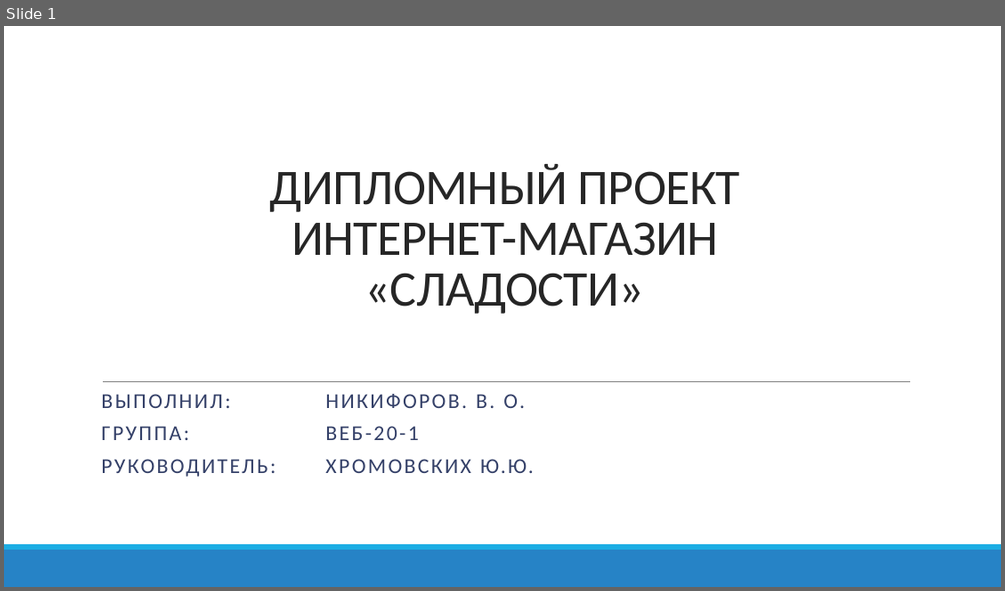
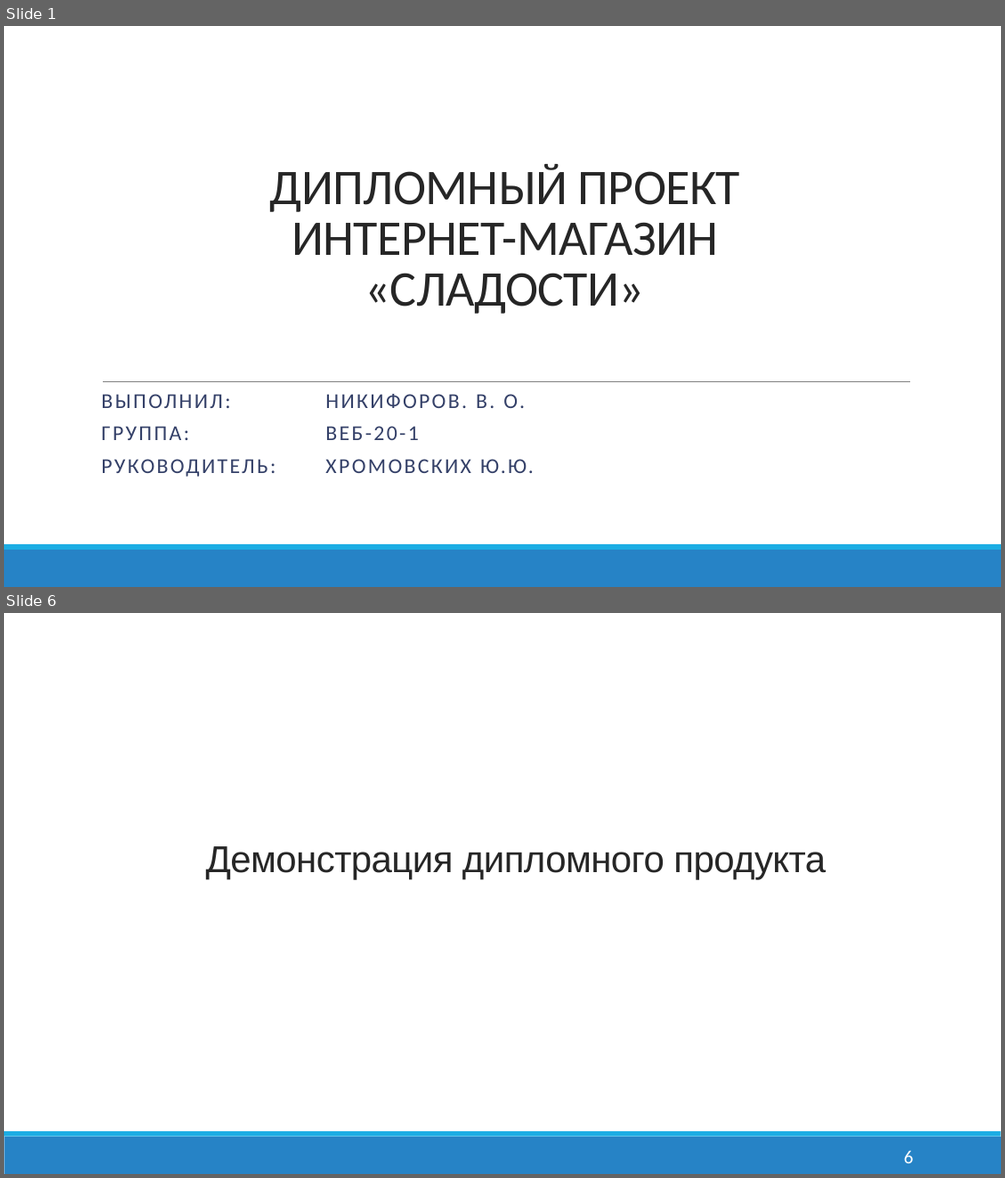
Before and after one commit to NikvaseN/degree-work, a slide deck: docs/Презентация.pptx. Shown one above the other, each under a label of ours: slide 1 before the commit, slides 1 and 6 after it; the slides between them are not shown. The pictures are 1005x591 and 1005x1178 pixels, drawn with LibreOffice and Linux fonts; fonts in the diff are those of the drawing. Boxes give left, top, right and bottom in pixels: in the first picture for what was removed or moved away, otherwise in the second. Text is boxed around its words. In the diff, an @@ line names an element or a change of style, - is before the commit and + after.

```diff
--- a/docs/Презентация.pptx
+++ b/docs/Презентация.pptx
@@ slide 6 added at (4,613,1001,1174), background #FFFFFF; not listed: 2 template elements that a slide beside it also shows @@
@@ text added at (206,846,825,880), 36 pt, text #262626 @@
+Демонстрация дипломного продукта
@@ page number added at (904,1151,914,1163), 18 pt, text #FFFFFF @@
+6
```
Also in this commit, not shown: 2 slides changed, 3 other slides added, 2 slides removed, 23 other files.
